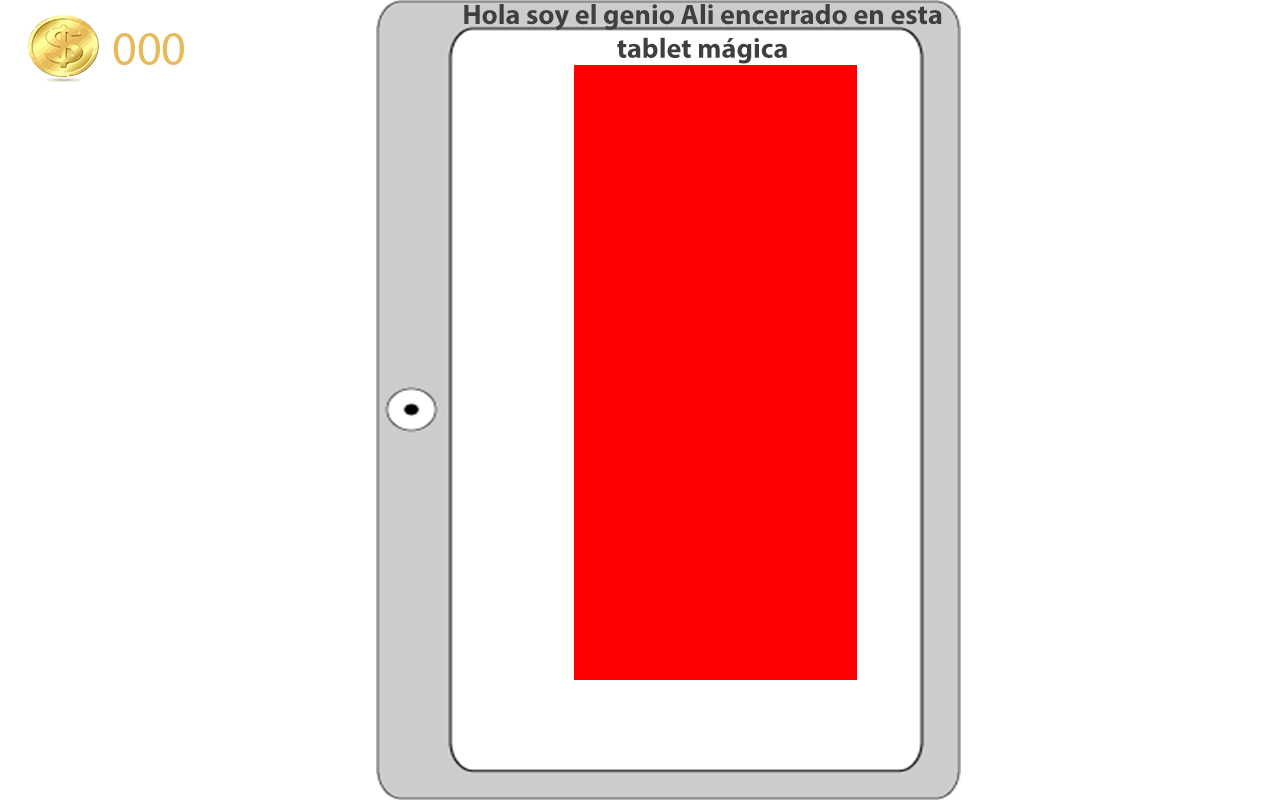
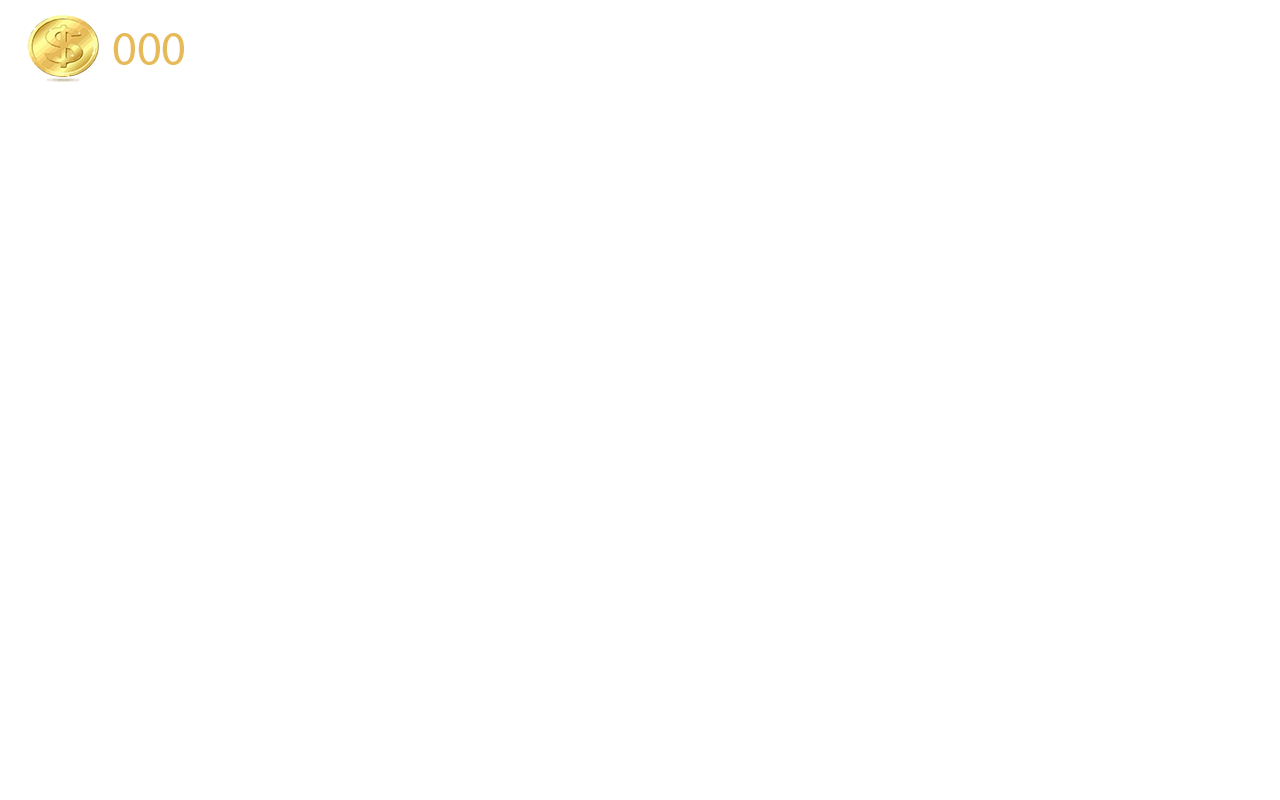
Before/after of a (1280, 800) layered artwork. What changed in the layer stack:
removed layer "text1" over [464, 4, 942, 64]
renamed "genius" to "rectWh", painted on it over [376, 0, 961, 800]
removed layer "Tablet" over [376, 0, 961, 800]
